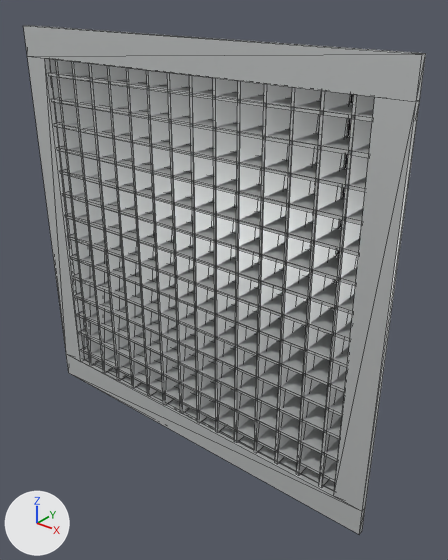
Renders of the glTF model STAIANO-3D/public/models/ecoclima/egqr/ecoclima-egqr-200x200.glb from each side of a commit.
One viewpoint serves both versions: a camera (50 mm lens) standing at (0.19, -0.206, 0.129) and looking at (0.012, 0.016, -0.009). The lights are fixed; the arrows at lower left show +X, +Y and +Z. The older version comes first. Mesh edges are drawn as thin lines.
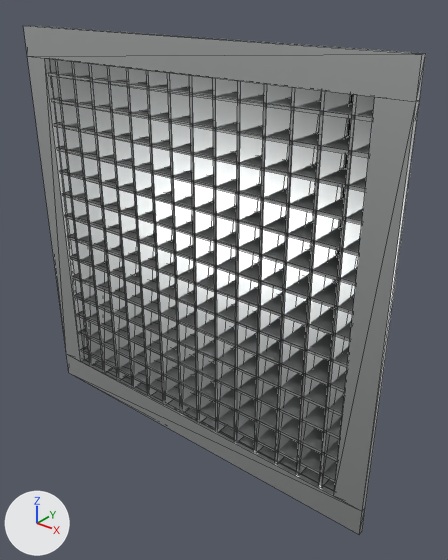
Pixel boxes [x1, y1, x2, y2] of what changed, in the pictures (448 x 560 px):
'Profile_cornice.093', surface changed: [23, 25, 424, 102] in both
'Profile_cornice.096', surface changed: [334, 97, 418, 511] in both
'Profile_cornice.094', surface changed: [66, 354, 365, 534] in both
'Profile_cornice.095', surface changed: [27, 56, 85, 361] in both
'Profile_maglia_verticale.057', surface changed: [296, 91, 351, 476] in both
'Profile_maglia_verticale.056', surface changed: [275, 87, 322, 464] in both
'Profile_maglia_verticale.055', surface changed: [254, 84, 292, 453] in both
'Profile_maglia_verticale.054', surface changed: [234, 81, 264, 443] in both
'Profile_maglia_verticale.053', surface changed: [213, 78, 238, 433] in both
'Profile_maglia_verticale.058', surface changed: [319, 94, 375, 488] in both
'Profile_maglia_verticale.052', surface changed: [189, 75, 215, 423] in both
'Profile_maglia_verticale.051', surface changed: [167, 73, 196, 414] in both
'Profile_maglia_verticale.050', surface changed: [146, 70, 178, 405] in both
'Profile_maglia_verticale.049', surface changed: [126, 68, 162, 396] in both
'Profile_maglia_verticale.048', surface changed: [107, 66, 146, 388] in both
'Profile_maglia_verticale.047', surface changed: [89, 64, 130, 380] in both
'Profile_maglia_verticale.046', surface changed: [72, 62, 115, 373] in both
'Profile_maglia_orizzontale.035', surface changed: [70, 254, 349, 367] in both
'Profile_maglia_orizzontale.036', surface changed: [67, 233, 352, 341] in both
'Profile_maglia_orizzontale.033', surface changed: [74, 292, 344, 416] in both
'Profile_maglia_orizzontale.034', surface changed: [72, 273, 347, 392] in both
'Profile_maglia_orizzontale.032', surface changed: [77, 311, 342, 439] in both
'Profile_maglia_orizzontale.037', surface changed: [65, 213, 355, 314] in both
'Profile_maglia_orizzontale.031', surface changed: [79, 329, 340, 461] in both
'Profile_maglia_orizzontale.030', surface changed: [81, 346, 337, 482] in both
'Profile_maglia_orizzontale.038', surface changed: [62, 191, 357, 286] in both
'Profile_maglia_orizzontale.039', surface changed: [60, 168, 360, 256] in both
'Profile_maglia_orizzontale.040', surface changed: [57, 146, 363, 225] in both
'Profile_maglia_orizzontale.041', surface changed: [54, 122, 367, 192] in both
'Profile_maglia_orizzontale.042', surface changed: [51, 97, 370, 158] in both
'Profile_maglia_orizzontale.043', surface changed: [48, 72, 374, 122] in both
'Profile_ritorno.097', surface changed: [85, 358, 335, 491] in both

Edits to the bpy script that builds the scene:
```text
Change mat_profile_metallo:
    mat_profile_metallo.metallic: 0.55 -> 0.95
    mat_profile_metallo.roughness: 0.42 -> 0.36
```
